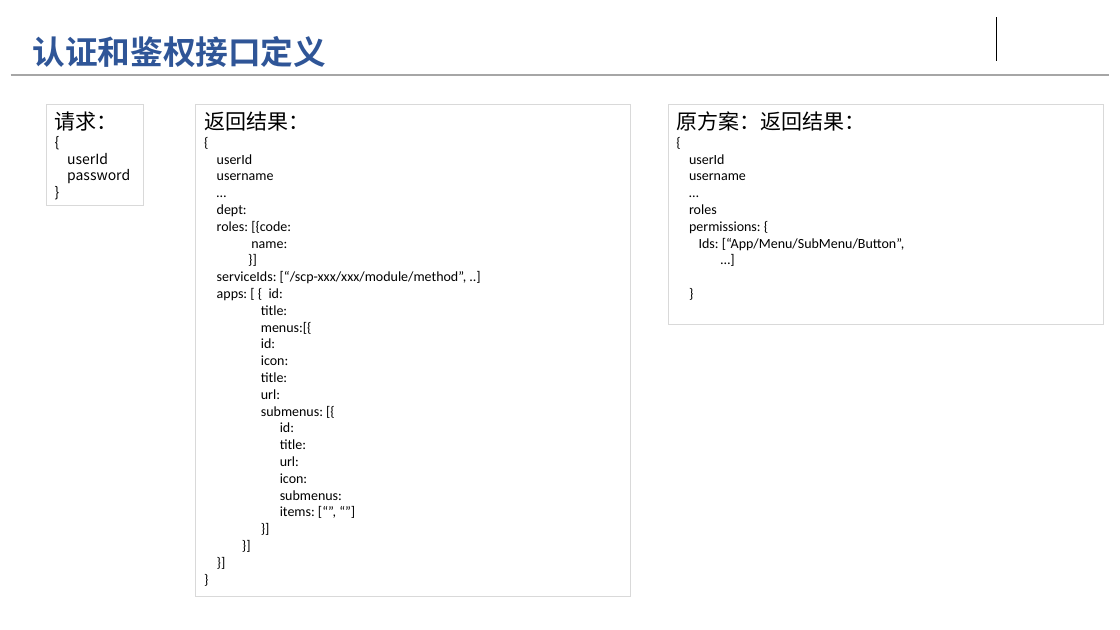
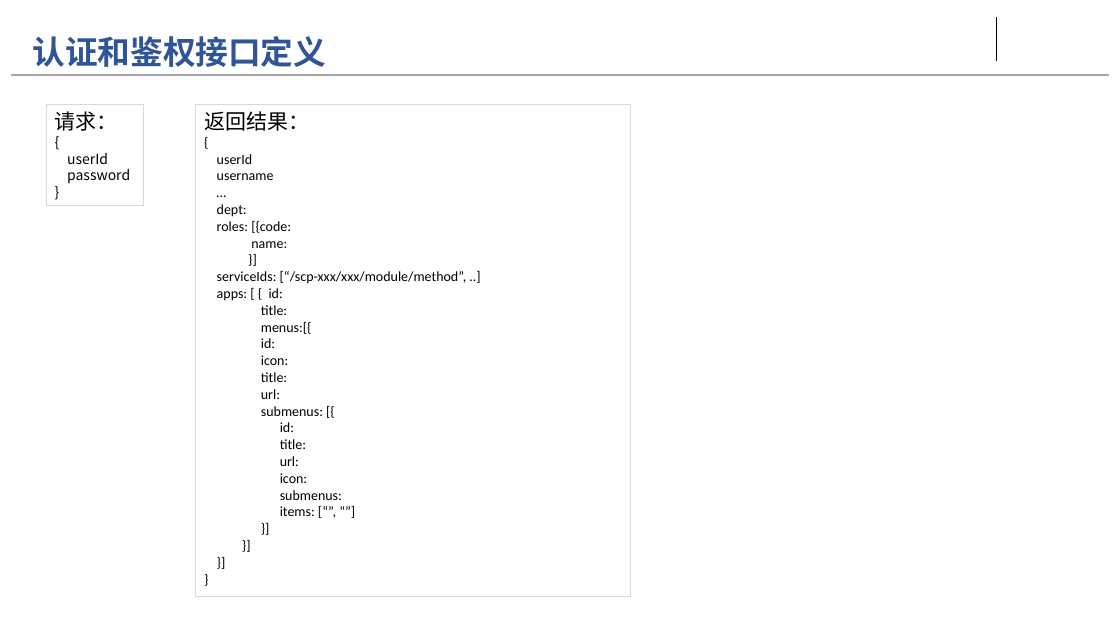
Before and after one commit to gyanlon/test, a slide deck: slide 12 of EGSC_公共平台_架构设计_统一认证_v1.0_20171208.pptx. Drawn at 1120x630 pixels with LibreOffice and Linux fonts; fonts in the diff are those of the drawing; background and template pictures are left out. Boxes give left, top, right and bottom in pixels: in the first picture for what was removed or moved away, otherwise in the second. Text is boxed around its words. In the diff, an @@ line names an element or a change of style, - is before the commit and + after.

Commit message:
test

```diff
--- a/EGSC_公共平台_架构设计_统一认证_v1.0_20171208.pptx
+++ b/EGSC_公共平台_架构设计_统一认证_v1.0_20171208.pptx
@@ rectangle removed at [669,104,1104,325] @@
-原方案：返回结果：
-{
-userId
-username
-…
-roles
-permissions: {
-Ids: [“App/Menu/SubMenu/Button”,
-…]
-}
```
